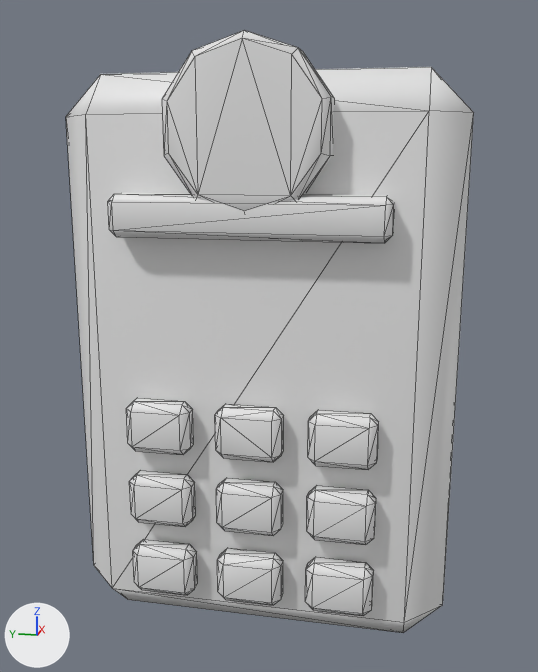
Renders of the FBX model Content/TheFinalTake/Meshes/Studio/Doors/SM_Door_KeycardReader.fbx from each side of a commit.
Camera for both pictures: a 50 mm lens placed at (-0.57, -0.117, 0.163), pointed at (0.0, -0.003, 0.021). Every picture has the same lights, and +X, +Y and +Z are marked at lower left. The first picture is the older version. Mesh edges are drawn as thin lines. Where no turn or scale is listed for an object, it has been applied to the vertices.

Objects in the first picture: 'SM_Door_KeycardReader'.
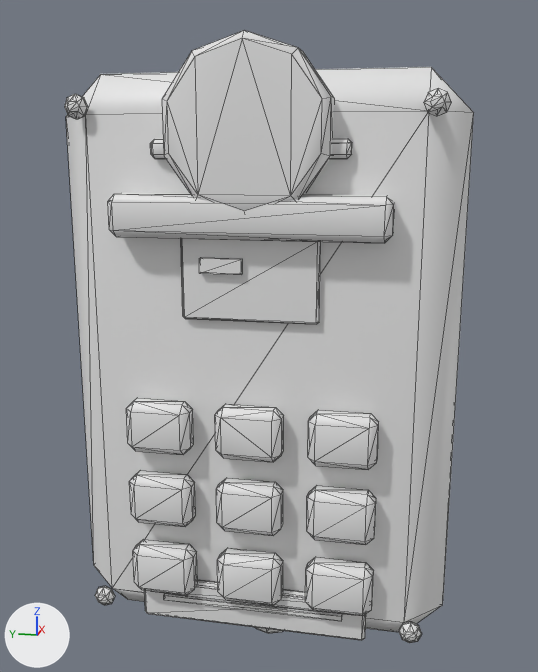
Changed parts and their boxes (x1, y1, x2, y2) in the pictures (538 x 672 px):
'SM_Door_KeycardReader', reshaped: before (66, 30, 474, 633); after (64, 30, 474, 643)
part 1 of me_sm_door_keycardreader_001, added: after (150, 138, 352, 159)
part 2 of me_sm_door_keycardreader_001, added: after (199, 257, 243, 275)
part 3 of me_sm_door_keycardreader_001, added: after (152, 586, 349, 615)
part 4 of me_sm_door_keycardreader_001, added: after (164, 594, 342, 621)
part 5 of me_sm_door_keycardreader_001, added: after (95, 586, 115, 605)
part 6 of me_sm_door_keycardreader_001, added: after (64, 94, 88, 119)
part 7 of me_sm_door_keycardreader_001, added: after (399, 622, 422, 643)
part 8 of me_sm_door_keycardreader_001, added: after (424, 88, 451, 116)
part 9 of me_sm_door_keycardreader_001, added (mostly hidden): after (254, 627, 283, 634)
part 10 of me_sm_door_keycardreader_001, added: after (181, 238, 321, 324)
part 11 of me_sm_door_keycardreader_001, added: after (144, 579, 366, 640)

Patch to the scene script:
```diff
--- a/Content/TheFinalTake/Meshes/Studio/Doors/SM_Door_KeycardReader.fbx.py
+++ b/Content/TheFinalTake/Meshes/Studio/Doors/SM_Door_KeycardReader.fbx.py
@@ mat_m_ft_vertexglow @@
+mat_m_ft_vertexglow = principled_material('M_FT_VertexGlow')
+mat_m_ft_vertexglow.base_color = (0.8, 0.8, 0.8)  # white #e7e7e7
@@ me_sm_door_keycardreader_001 @@
 # used by ob_sm_door_keycardreader; location = (0.0, 0.0, 0.0)
-me_sm_door_keycardreader_001.from_pydata(...)  # 304 vertices, 560 faces; spans x -0.07..0.05, y -0.15..0.15, z -0.22..0.24
+me_sm_door_keycardreader_001.from_pydata(...)  # 560 vertices, 1028 faces; spans x -0.07..0.053, y -0.15..0.15, z -0.261..0.24
+# me_sm_door_keycardreader_001 part 1: the loose piece of 24 vertices spanning x -0.07..-0.04, y -0.1..0.1, z 0.105..0.135 is copied, and the copy is scaled about its middle by (0.16, 0.71, 0.404), then moved by (0.001, 0.0, 0.046), in mat_m_ft_vertexglow (white #e7e7e7); it spans x -0.058..-0.05, y -0.071..0.071, z 0.159..0.173
+# me_sm_door_keycardreader_001 part 2: a new loose piece, a box spanning x -0.0599..-0.0561, y 0.0046..0.0354, z 0.0796..0.0904, in mat_m_ft_vertex (white #e7e7e7)
+# me_sm_door_keycardreader_001 part 3: a new loose piece, a box spanning x -0.0575..-0.0545, y -0.0833..0.0833, z -0.1838..-0.1752, in mat_m_ft_vertex (white #e7e7e7)
+# me_sm_door_keycardreader_001 part 4: a new loose piece, a box spanning x -0.0575..-0.0545, y -0.0725..0.0725, z -0.1905..-0.186, in mat_m_ft_vertex (white #e7e7e7)
+# me_sm_door_keycardreader_001 part 5: a new loose piece of 32 vertices spanning x -0.06..-0.049, y 0.116..0.134, z -0.204..-0.186, in mat_m_ft_vertex (white #e7e7e7)
+# me_sm_door_keycardreader_001 part 6: a new loose piece of 32 vertices spanning x -0.06..-0.049, y 0.116..0.134, z 0.186..0.204, in mat_m_ft_vertex (white #e7e7e7)
+# me_sm_door_keycardreader_001 part 7: a new loose piece of 32 vertices spanning x -0.06..-0.049, y -0.134..-0.116, z -0.204..-0.186, in mat_m_ft_vertex (white #e7e7e7)
+# me_sm_door_keycardreader_001 part 8: a new loose piece of 32 vertices spanning x -0.06..-0.049, y -0.134..-0.116, z 0.186..0.204, in mat_m_ft_vertex (white #e7e7e7)
+# me_sm_door_keycardreader_001 part 9: a new loose piece of 32 vertices spanning x 0.007..0.053, y -0.023..0.023, z -0.261..-0.219, in mat_m_ft_vertex (white #e7e7e7)
+# me_sm_door_keycardreader_001 part 10: a new loose piece of 24 vertices spanning x -0.056..-0.051, y -0.051..0.051, z 0.044..0.106, in mat_m_ft_vertex (white #e7e7e7)
+# me_sm_door_keycardreader_001 part 11: a new loose piece of 24 vertices spanning x -0.056..-0.049, y -0.091..0.091, z -0.208..-0.172, in mat_m_ft_vertex (white #e7e7e7)
 me_sm_door_keycardreader_001.materials.append(mat_m_ft_vertex)
+me_sm_door_keycardreader_001.materials.append(mat_m_ft_vertexglow)  # white #e7e7e7
```
